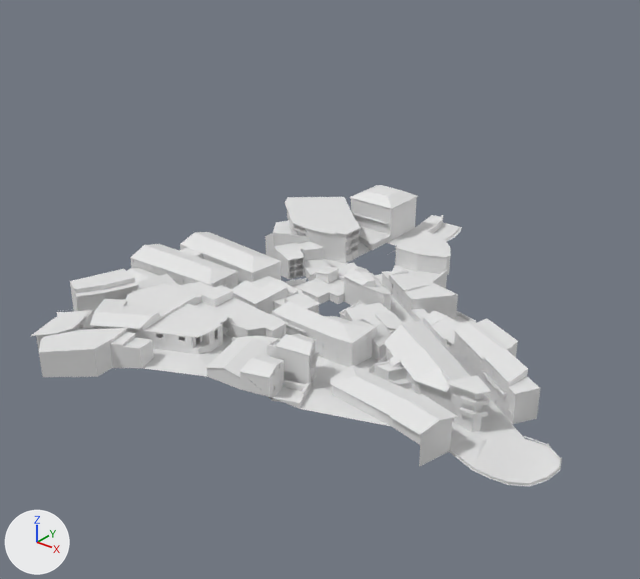
What one commit did to the Blender file Maps/Sardinia/Blender/Sardinia_Master.blend.
Camera for both pictures: a 50 mm camera at (219.0, -282.0, 181.0) aimed at (-8.0, 3.0, 5.0). Arrows for +X, +Y and +Z are at lower left; the lights stay in place. The same objects are shown in both versions, whatever each file hides.

In view in the first picture: 'Building8a', 'Sardinia'.
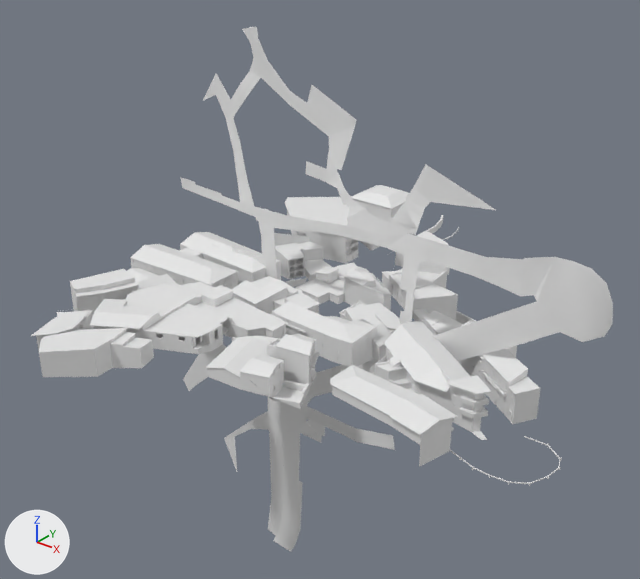
The newer file is also turned or shifted as a whole; pictures and numbers use the older file's frame.

Edits to the bpy script that builds the scene:
```text
Change me_sardinia:
    used by ob_sardinia; location = (0.0, 0.0, 0.0); rotation_euler = (1.571, 0.0, 0.0), in degrees (90, 0, 0)
    remove me_sardinia.from_pydata(...)  # 24680 vertices, 15156 faces; spans x -97.0..129.0, y -25.0..19.0, z -145.0..124.0
    add me_sardinia.from_pydata(...)  # 24642 vertices, 15007 faces; spans x -96.0..129.0, y -25.0..19.0, z -144.0..124.0
    me_sardinia part 1
    38 vertices are removed from x -97.0..129.0, y -11.0..4.0, z -145.0..87.0
    161 faces are deleted
    2 vertices move within x -33.0, y -8.0, z -78.0
    12 new faces join them
Add me_ground:
    me_ground.from_pydata(...)  # 391 vertices, 157 faces; spans x -97.0..129.0, y -14.0..7.0, z -145.0..117.0
Add ob_ground:
    ob_ground = bpy.data.objects.new('Ground', me_ground)
    ob_ground.location = (0.0, 0.0, 0.0)
```

Boxes [x1, y1, x2, y2] around the edits, measured in the pictures (640 x 579 px):
'Ground', added
    after: [180, 27, 613, 552]
part 1 of me_sardinia, cut back
    before: [94, 215, 562, 486]
    after: [361, 241, 378, 250]
'Building8a', unchanged, covered by the edit
    before: [395, 231, 451, 275]
    after: [395, 231, 450, 275]
